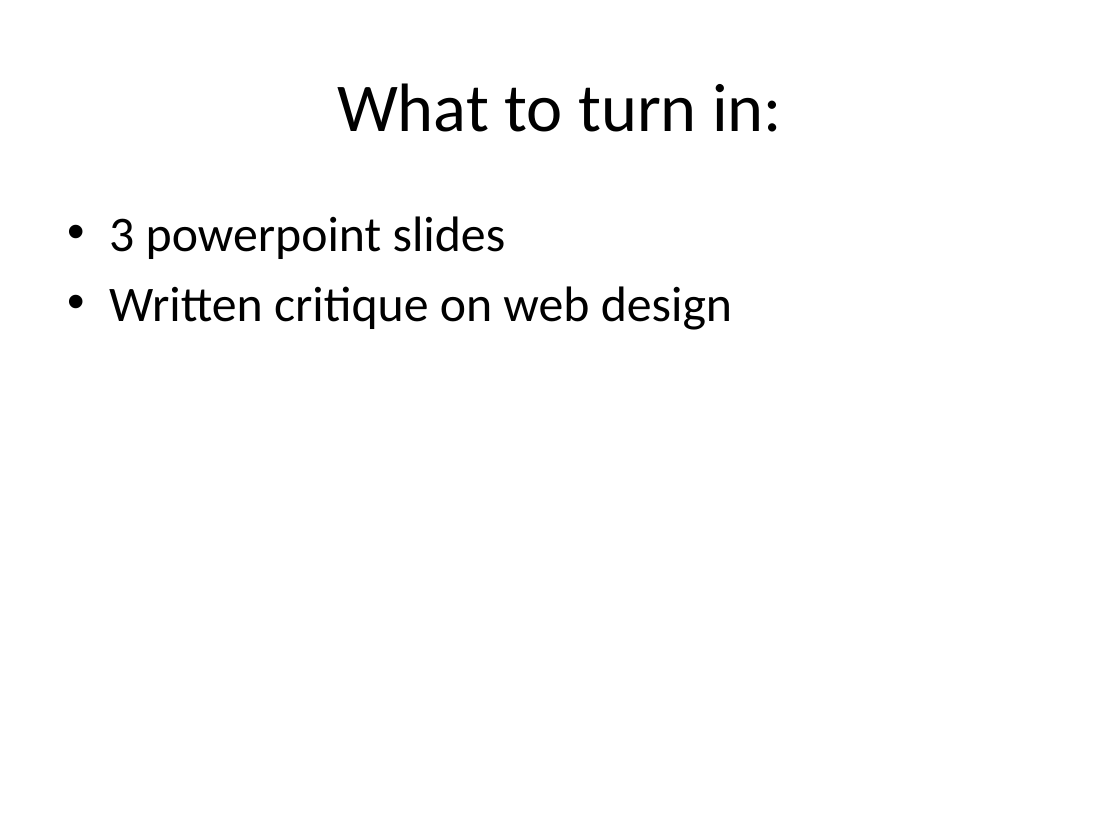
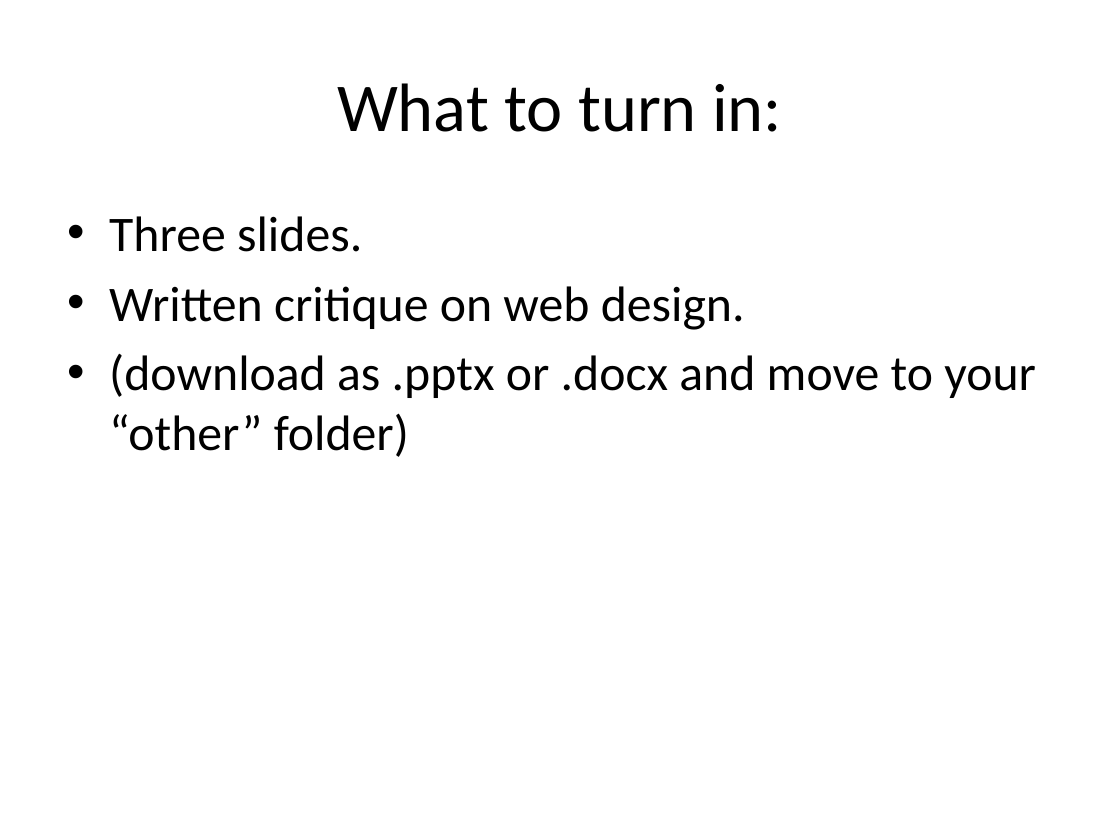
Before and after one commit to arhswebdesign/arhswebdesign.github.io, a slide deck: slide 8 of powerpoint/Web Site evaluation.pptx. Drawn at 1120x840 pixels with LibreOffice and Linux fonts; fonts in the diff are those of the drawing. Boxes give left, top, right and bottom in pixels: in the first picture for what was removed or moved away, otherwise in the second. Text is boxed around its words. In the diff, an @@ line names an element or a change of style, - is before the commit and + after.

```diff
--- a/powerpoint/Web Site evaluation.pptx
+++ b/powerpoint/Web Site evaluation.pptx
@@ text at bbox=[109, 216, 1036, 457]: text changed @@
-• 3 powerpoint slides
-• Written critique on web design
+• Three slides.
+• Written critique on web design.
+• (download as .pptx or .docx and move to your “other” folder)
```
Also in this commit, not shown: 5 other slides changed.
